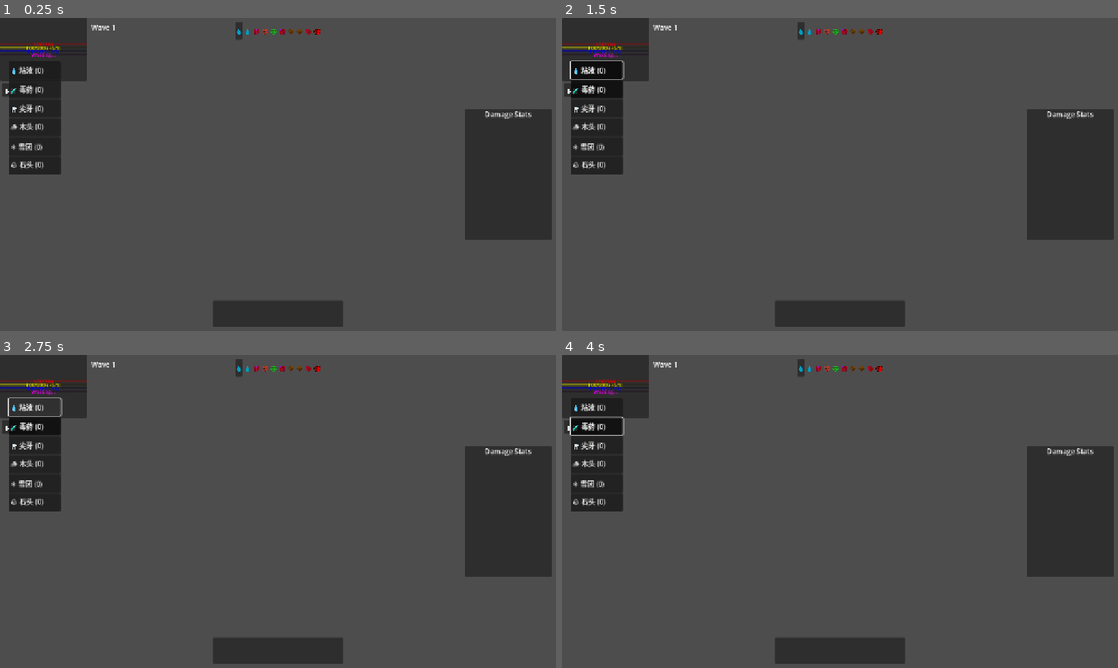
Above: before the commit, frames 1-4 (two rows, left to right).
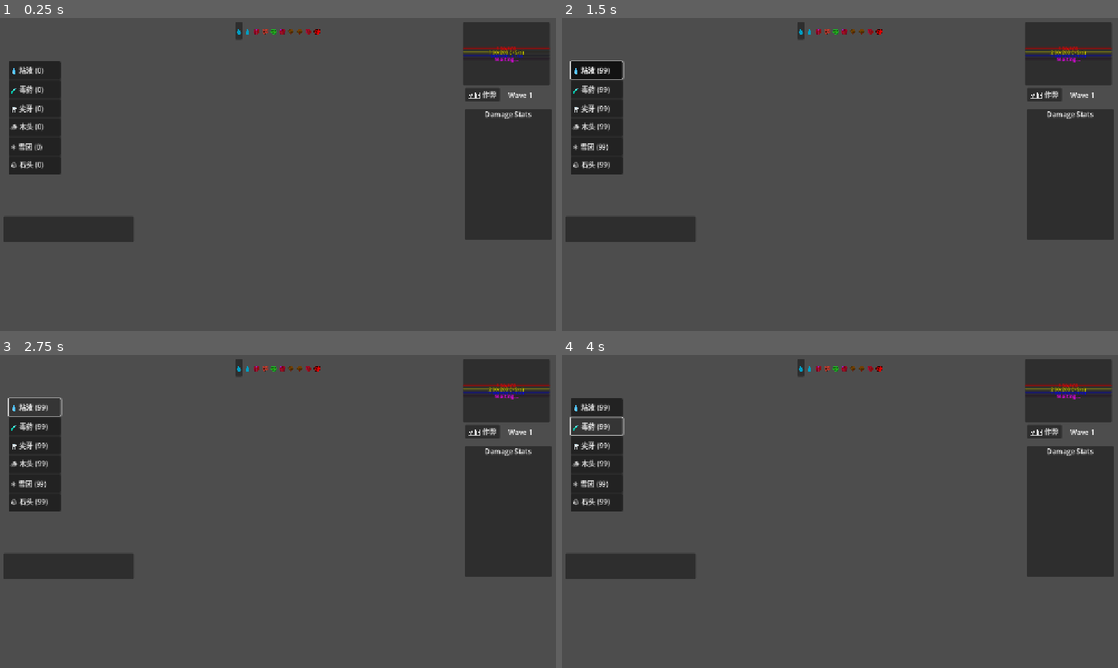
Above: after the commit, the same moments.

Repository: seekerzz/tower-html
Game: Godot game, scene res://src/Scenes/UI/MainGUI.tscn
Same seed, same stepped clock (60 frames per second), same inputs: the game is played once before the commit and once after it. The project has no main scene, so this scene is started directly.
Inputs (mouse positions are in pixels of both pictures, inside the frame that each line leads up to):
- Up to frame 1 (0.25 s): no input
- Up to frame 2 (1.5 s): click "🛠️ 作弊" at 0.5 s; click (595, 71) at 1.25 s, where only the run before the commit has a clickable "💧 粘液 (0)"
- Up to frame 3 (2.75 s): click (33, 408) at 2 s, where only the run after the commit has a clickable "💧 粘液 (99)"
- Up to frame 4 (4 s): click (595, 426) at 2.75 s, where only the run before the commit has a clickable "🧪 毒药 (0)"; click (595, 426) at 3.5 s, where only the run after the commit has a clickable "🧪 毒药 (99)"

The runs differ from the first frame. In frame 1, 9.8% of the frame differs, in the area x 0-99%, y 0-99%; in frame 2, 9.9%; in frame 3, 9.9%; in frame 4, 10%.

Commit message:
update UI

Diff:
--- a/src/Scenes/Game/MainGame.tscn
+++ b/src/Scenes/Game/MainGame.tscn
@@ -26,5 +26,7 @@
 [node name="Shop" parent="CanvasLayer" instance=ExtResource("4_shop")]
 
 [node name="Bench" parent="CanvasLayer" instance=ExtResource("5_bench")]
+offset_top = -200.0
+offset_bottom = -140.0
 
 [node name="MainGUI" parent="CanvasLayer" instance=ExtResource("5_gui")]
--- a/src/Scenes/UI/MainGUI.tscn
+++ b/src/Scenes/UI/MainGUI.tscn
@@ -15,8 +15,10 @@
 
 [node name="Panel" type="Panel" parent="."]
 layout_mode = 0
-offset_right = 200.0
-offset_bottom = 145.0
+offset_left = 1066.0
+offset_top = 10.0
+offset_right = 1266.0
+offset_bottom = 155.0
 
 [node name="VBoxContainer" type="VBoxContainer" parent="Panel"]
 layout_mode = 1
@@ -100,10 +102,10 @@
 
 [node name="WaveLabel" type="Label" parent="Panel"]
 layout_mode = 0
-offset_left = 210.0
-offset_top = 10.0
-offset_right = 300.0
-offset_bottom = 33.0
+offset_left = 104.0
+offset_top = 156.0
+offset_right = 194.0
+offset_bottom = 179.0
 text = "Wave 1"
 
 [node name="DebugButton" type="Button" parent="Panel"]
@@ -167,3 +169,8 @@
 horizontal_alignment = 1
 
 [node name="SkillBar" parent="." instance=ExtResource("2_skillbar")]
+layout_mode = 1
+offset_left = -482.0
+offset_top = -274.0
+offset_right = -482.0
+offset_bottom = -194.0
Not shown: 1 places in src/Scenes/Game/MainGame.tscn that only renumber resources
Not shown: 1 places in src/Scenes/UI/MainGUI.tscn that only renumber resources
